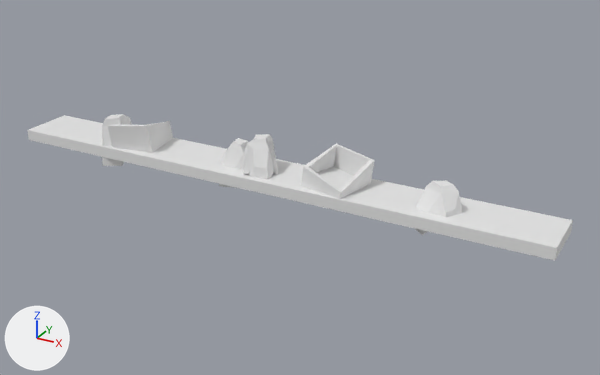
The glTF model assets/models/Terrain/OUT1terreno.glb: old version first, new version second.
Before and after are seen from a 50 mm lens placed at (34.0, -55.8, 27.4), pointed at (3.0, 0.7, -0.8). Arrows for +X, +Y and +Z are at lower left; the lights stay in place. The older version comes first.

In view in the first picture: 'OutDeco1', 'OutGround1'.
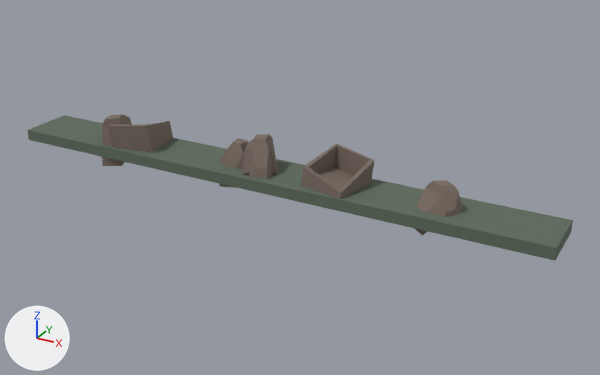
What changed in the scene script:
```text
Change mat_material_003:
    mat_material_003.base_color: (0.8, 0.8, 0.8) -> (0.204, 0.159, 0.131)  # white #e7e7e7 -> brown #7d6f65
Add mat_material_006:
    mat_material_006 = principled_material('Material.006')
    mat_material_006.base_color = (0.112, 0.148, 0.108)  # dark grey #5e6b5c
    mat_material_006.roughness = 0.909
Change me_cube_001:
    where me_cube_001.from_pydata(...)  # 8 vertices, 12 faces; spans x -25.0..25.0, y -2.5..2.5, z -0.5..0.5
    remove me_cube_001.materials.append(mat_material_003)  # white #e7e7e7
    add me_cube_001.materials.append(mat_material_006)  # dark grey #5e6b5c
Change me_cube_009:
    where me_cube_009.from_pydata(...)  # 160 vertices, 296 faces; spans x -17.8..18.0, y -2.3..2.7, z -3.4..1.6
    add me_cube_009.materials.append(mat_material_003)  # brown #7d6f65
```

Changed parts and their boxes [x1, y1, x2, y2] in the pictures (600 x 375 px):
'OutGround1', recoloured (white to dark grey)
    both: [27, 115, 573, 261]
'OutDeco1', recoloured (white to brown)
    both: [101, 114, 463, 235]
